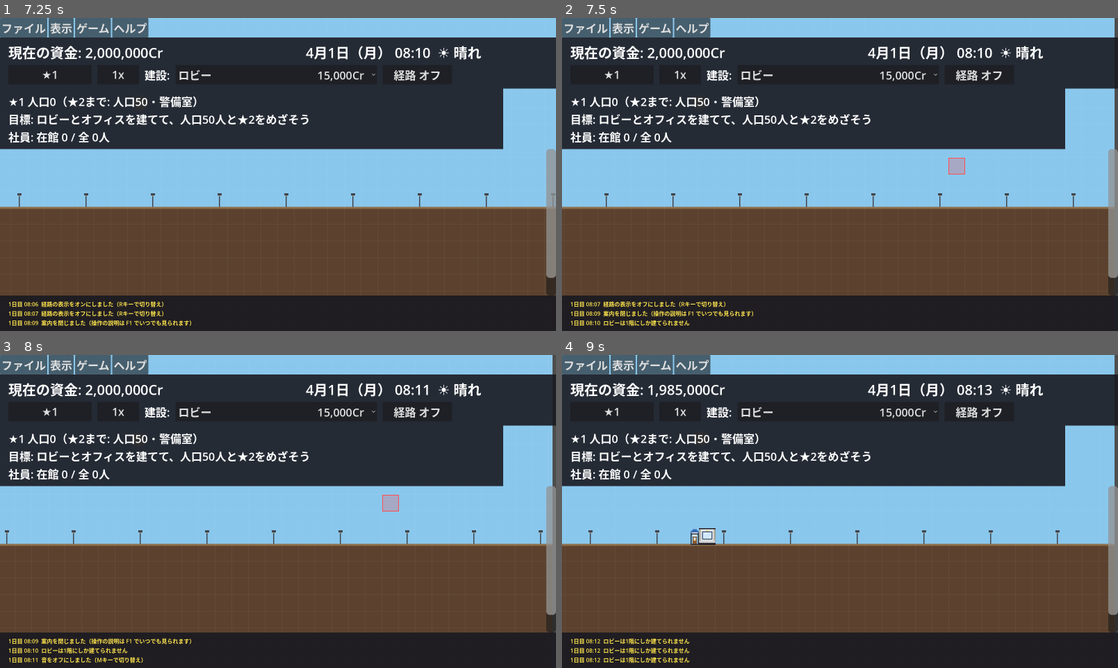
Above: before the commit, frames 1-4 (two rows, left to right).
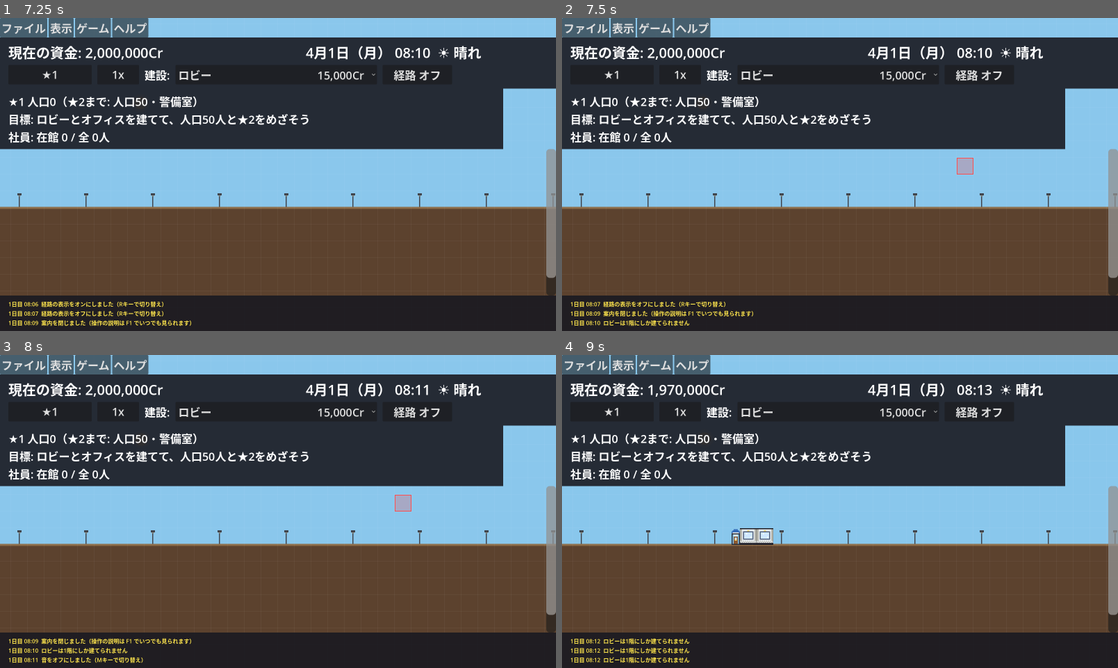
Above: after the commit, the same moments.

Repository: Toshiaki0315/ProjectTower
Game: Godot game, scene res://scenes/main.tscn
Two runs of this game, one before a commit and one after it. Both use one fixed random seed, a clock stepped at 60 frames per second and the inputs below.
Inputs (mouse positions are in pixels of both pictures, inside the frame that each line leads up to):
- Up to frame 1 (7.25 s): click "はじめから" at 0.5 s; click "★1" at 1.25 s; click "1x" at 2 s; click "4x" at 2.75 s; click "16x" at 3.5 s; click "ロビー 15,000Cr" at 4.25 s; click "経路 オフ" at 5 s; click "経路 オン" at 5.75 s; click "案内を閉じる" at 6.5 s
- Up to frame 2 (7.5 s): tap Enter at 7.25 s; move the mouse to (962, 158) at 7.27 s; hold D from 7.28 s (still down); hold Ctrl from 7.28 s (still down); click (962, 158) at 7.42 s
- Up to frame 3 (8 s): keep holding D; keep holding Ctrl; tap M at 7.55 s
- Up to frame 4 (9 s): release D at 8 s; release Ctrl at 8 s; drag from (728, 527) to (812, 574) at 8.02 s; move the mouse to (895, 442) at 8.77 s; hold D from 8.78 s (still down); hold Ctrl from 8.78 s (still down)

Frame 1 is identical in both runs. In frame 2, 0.7% of the frame differs, in the area x 3-100%, y 0-89%; in frame 3, 0.8%; in frame 4, 1.2%.

Commit message:
fix: ⌘Sでセーブしたときに画面がスクロールしないようにする
⌘・Ctrlを押している間は、WASD・矢印キーで画面を動かさない

Co-Authored-By: Claude Opus 5.5 <noreply@anthropic.com>

Diff:
--- a/scripts/view/camera_controller.gd
+++ b/scripts/view/camera_controller.gd
@@ -5,6 +5,7 @@
 # - スクロール: マウスホイールで上下、Shift+ホイール（または横ホイール）で左右
 # - ズーム: Ctrl（⌘）+マウスホイール / トラックパッドのピンチ（カーソル位置を中心に拡大縮小）
 # - 移動:   トラックパッドの2本指スクロール / マウス中ボタンドラッグ / WASD・矢印キー
+#           （⌘・Ctrlを押している間はキーでは動かさない。⌘Sのセーブで画面が動かないように）
 # ---------------------------------------------------
 
 const DEFAULT_ZOOM := 3.0
@@ -56,6 +57,8 @@
 		pan_by_screen(Vector2(0, -WHEEL_SCROLL if up else WHEEL_SCROLL))
 
 func _process(delta: float) -> void:
+	if Input.is_key_pressed(KEY_META) or Input.is_key_pressed(KEY_CTRL):
+		return # ⌘S（セーブ）などのショートカットの文字キーで、画面が動かないようにする
 	var dir := Vector2.ZERO
 	if Input.is_key_pressed(KEY_A) or Input.is_key_pressed(KEY_LEFT):
 		dir.x -= 1
--- a/tests/screenshot_test.gd
+++ b/tests/screenshot_test.gd
@@ -311,6 +311,9 @@
 	pos_before = cam.position
 	await hold_key(KEY_W, 0.2)
 	check(cam.position.y < pos_before.y, "Wキーで上に移動する")
+	pos_before = cam.position
+	await hold_key(KEY_W, 0.2, true)
+	check(cam.position == pos_before, "⌘を押しながらのキー（⌘Sのセーブなど）では、画面は動かない")
 	await capture("camera_03_moved")
 	return true
 
@@ -3993,16 +3996,24 @@
 		root.push_input(ev)
 		await wait_frames(1)
 
-func hold_key(keycode: Key, seconds: float) -> void:
-	for pressed in [true, false]:
-		var ev := InputEventKey.new()
-		ev.keycode = keycode
-		ev.physical_keycode = keycode
-		ev.pressed = pressed
-		Input.parse_input_event(ev)
-		if pressed:
-			await create_timer(seconds).timeout
+# キーを押したままにする（meta なら⌘も一緒に押す。⌘を先に押して、後で離す）
+func hold_key(keycode: Key, seconds: float, meta := false) -> void:
+	var keys: Array = [KEY_META, keycode] if meta else [keycode]
+	for key in keys:
+		send_key(key, true, meta)
+	await create_timer(seconds).timeout
+	keys.reverse()
+	for key in keys:
+		send_key(key, false, meta and key != KEY_META)
 	await wait_frames(1)
+
+func send_key(keycode: Key, pressed: bool, meta: bool) -> void:
+	var ev := InputEventKey.new()
+	ev.keycode = keycode
+	ev.physical_keycode = keycode
+	ev.pressed = pressed
+	ev.meta_pressed = meta
+	Input.parse_input_event(ev)
 
 func capture(name: String) -> void:
 	await RenderingServer.frame_post_draw
Not shown, changed: Tasks.md
